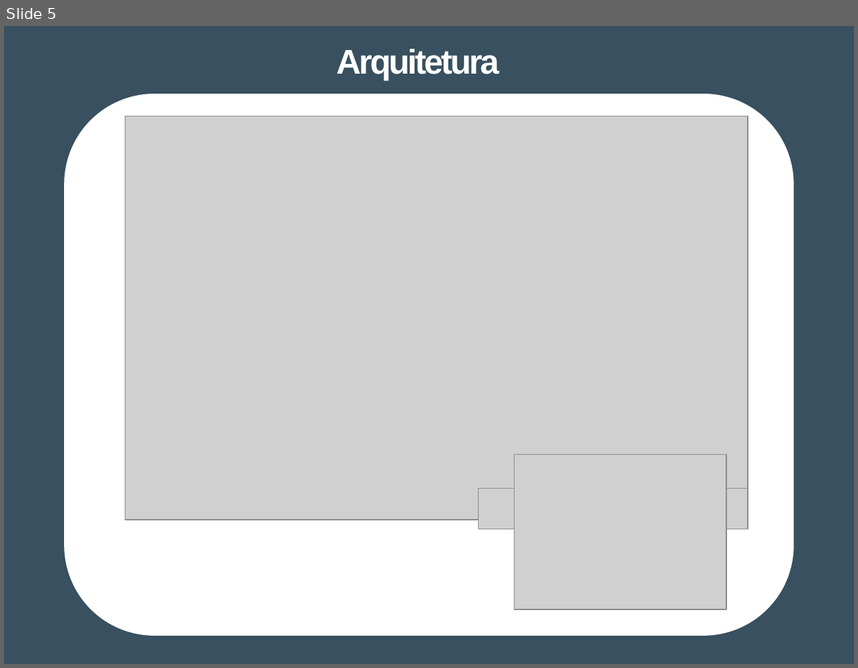
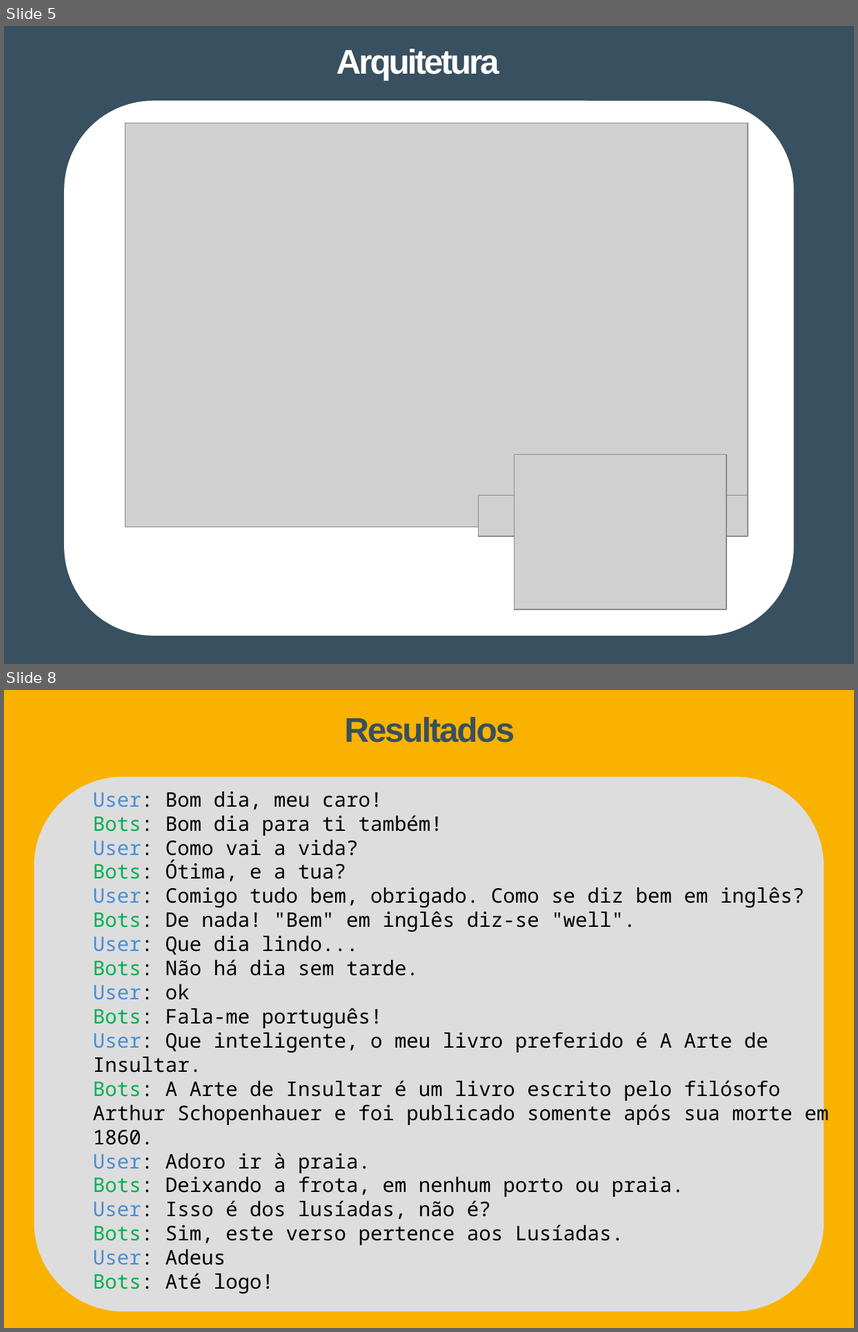
Before and after one commit to Tibblue/PLC, a slide deck: LEI/apresentações/apresLEI_raul.pptx. Shown one above the other, each under a label of ours: slide 5 before the commit, slides 5 and 8 after it; the slides between them are not shown. The pictures are 858x668 and 858x1332 pixels, drawn with LibreOffice and Linux fonts; fonts in the diff are those of the drawing; grey boxes stand for pictures. Boxes give left, top, right and bottom in pixels: in the first picture for what was removed or moved away, otherwise in the second. Text is boxed around its words. In the diff, an @@ line names an element or a change of style, - is before the commit and + after.

```diff
--- a/LEI/apresentações/apresLEI_raul.pptx
+++ b/LEI/apresentações/apresLEI_raul.pptx
@@ slide 8 added at (x1=4, y1=690, x2=854, y2=1328), background #FFFFFF @@
@@ freeform shape added at (x1=4, y1=690, x2=854, y2=1328), fill #FAB200 @@
@@ title added at (x1=344, y1=717, x2=515, y2=742), 29 pt, text #38505F, bold @@
+Resultados
@@ rounded rectangle added at (x1=41, y1=767, x2=854, y2=1312), 17 pt, text #000000 @@
+User: Bom dia, meu caro!
+Bots: Bom dia para ti também!
+User: Como vai a vida?
+Bots: Ótima, e a tua?
+User: Comigo tudo bem, obrigado. Como se diz bem em inglês?
+Bots: De nada! "Bem" em inglês diz-se "well".
+User: Que dia lindo...
+Bots: Não há dia sem tarde.
+User: ok
+Bots: Fala-me português!
+User: Que inteligente, o meu livro preferido é A Arte de Insultar.
+Bots: A Arte de Insultar é um livro escrito pelo filósofo Arthur Schopenhauer e foi publicado somente após sua morte em 1860.
+User: Adoro ir à praia.
+Bots: Deixando a frota, em nenhum porto ou praia.
+User: Isso é dos lusíadas, não é?
+Bots: Sim, este verso pertence aos Lusíadas.
+User: Adeus
+Bots: Até logo!
@@ rounded rectangle added at (x1=34, y1=777, x2=824, y2=1312), fill #DDDDDD @@
@@ slide 5 changed as well @@
@@ rounded rectangle resized from (x1=64, y1=94, x2=794, y2=635) to (x1=64, y1=101, x2=794, y2=635) @@
@@ picture moved from (x1=125, y1=116, x2=748, y2=519) to (x1=125, y1=123, x2=748, y2=526) @@
@@ picture moved from (x1=478, y1=488, x2=748, y2=528) to (x1=478, y1=495, x2=748, y2=536) @@
```
Also in this commit, not shown: 5 other slides changed, 3 other slides added, 3 slides removed.
